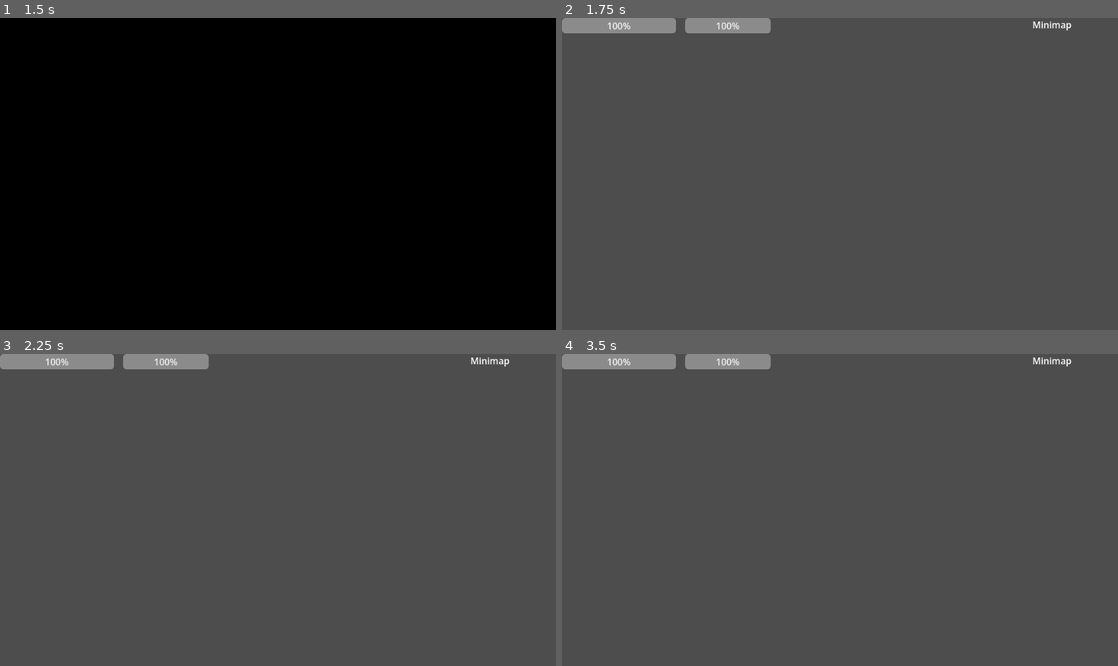
Above: before the commit, frames 1-4 (two rows, left to right).
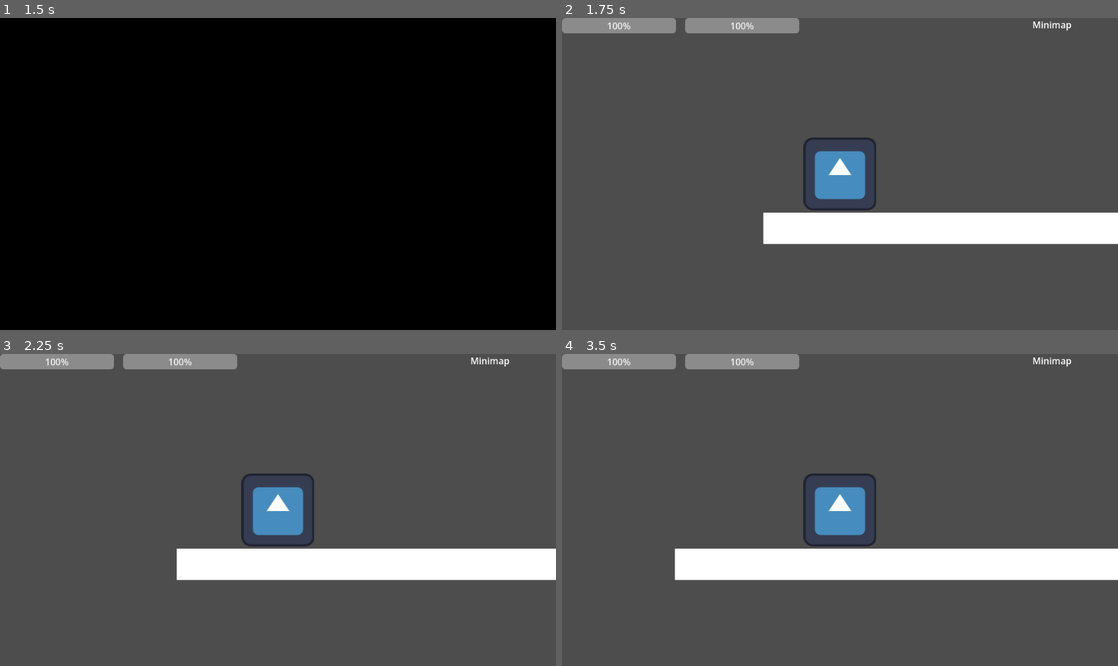
Above: after the commit, the same moments.

Repository: MishanjaGames/claude-godot-2
Game: Godot game, scene res://scenes/screens/MainMenu.tscn
Two runs of this game, one before a commit and one after it. Both use one fixed random seed, a clock stepped at 60 frames per second and the inputs below. The engine's default icon, where the game draws it, is replaced by a stand-in: a white triangle on a blue panel in a dark square.
Inputs (mouse positions are in pixels of both pictures, inside the frame that each line leads up to):
- Up to frame 1 (1.5 s): click "New Game" at 0.5 s; tap Enter (ui_accept) at 1.25 s; move the mouse to (400, 158) at 1.27 s; hold D (move_right) from 1.28 s (still down); tap E (interact) at 1.35 s; click (400, 158) at 1.42 s
- Up to frame 2 (1.75 s): keep holding D (move_right); tap Enter (ui_accept) at 1.52 s
- Up to frame 3 (2.25 s): release D (move_right) at 2 s; drag from (166, 525) to (250, 572) at 2.02 s
- Up to frame 4 (3.5 s): tap Enter (ui_accept) at 2.75 s; move the mouse to (895, 441) at 2.77 s; hold D (move_right) from 2.78 s (still down); tap E (interact) at 2.85 s

Frame 1 is identical in both runs. In frame 2, 8.8% of the frame differs, in the area x 27-100%, y 0-73%; in frame 3, 9.2%; in frame 4, 10%, in the area x 20-100%, y 0-73%.

Commit message:
added readme.md

Diff:
--- a/scenes/entities/Player.tscn
+++ b/scenes/entities/Player.tscn
@@ -1,9 +1,12 @@
 [gd_scene format=3 uid="uid://cj8i7ry4p4hqn"]
 
 [ext_resource type="Script" uid="uid://b7e1ceb26yx4n" path="res://scenes/entities/Player.gd" id="1_g13of"]
+[ext_resource type="Texture2D" uid="uid://c16un3gk0gmte" path="res://assets/sprites/icon.svg" id="2_o7et6"]
 
 [sub_resource type="CapsuleShape2D" id="CapsuleShape2D_o7et6"]
 height = 28.0
+
+[sub_resource type="SpriteFrames" id="SpriteFrames_24gqh"]
 
 [node name="Player" type="CharacterBody2D" unique_id=198731728]
 script = ExtResource("1_g13of")
@@ -12,6 +15,7 @@
 shape = SubResource("CapsuleShape2D_o7et6")
 
 [node name="AnimatedSprite2D" type="AnimatedSprite2D" parent="." unique_id=1519056477]
+sprite_frames = SubResource("SpriteFrames_24gqh")
 
 [node name="InteractRay" type="RayCast2D" parent="." unique_id=2088096265]
 target_position = Vector2(32, 0)
@@ -21,4 +25,7 @@
 wait_time = 0.4
 one_shot = true
 
+[node name="Sprite2D" type="Sprite2D" parent="." unique_id=1789341845]
+texture = ExtResource("2_o7et6")
+
 [connection signal="timeout" from="HurtTimer" to="." method="_on_hurt_timer_timeout"]
--- a/scenes/screens/Playground.tscn
+++ b/scenes/screens/Playground.tscn
@@ -16,6 +16,7 @@
 [node name="SpawnPoints" type="Node2D" parent="." unique_id=225151578]
 
 [node name="PlayerSpawn" type="Marker2D" parent="SpawnPoints" unique_id=1172372006]
+position = Vector2(100, 480)
 
 [node name="ItemSpawn_01" type="Marker2D" parent="SpawnPoints" unique_id=1467487942]
 
@@ -24,3 +25,13 @@
 [node name="ItemLayer" type="Node2D" parent="." unique_id=1243926287]
 
 [node name="HUD" parent="." unique_id=1024993156 instance=ExtResource("2_nfp4e")]
+
+[node name="StaticBody2D" type="StaticBody2D" parent="." unique_id=105426375]
+position = Vector2(0, 548)
+
+[node name="ColorRect" type="ColorRect" parent="StaticBody2D" unique_id=204787709]
+offset_right = 975.0
+offset_bottom = 55.0
+
+[node name="CollisionPolygon2D" type="CollisionPolygon2D" parent="StaticBody2D" unique_id=232474727]
+polygon = PackedVector2Array(-1, 0, 979, -2, 977, 58, -1, 55)
--- a/scenes/ui/HUD.tscn
+++ b/scenes/ui/HUD.tscn
@@ -21,7 +21,7 @@
 layout_mode = 2
 
 [node name="StaminaBar" type="ProgressBar" parent="MarginContainer/TopBar" unique_id=706042191]
-custom_minimum_size = Vector2(150, 20)
+custom_minimum_size = Vector2(200, 20)
 layout_mode = 2
 
 [node name="HotbarContainer" type="HBoxContainer" parent="." unique_id=819639197]
Not shown, changed: .gitignore
Not shown, added: README.md
